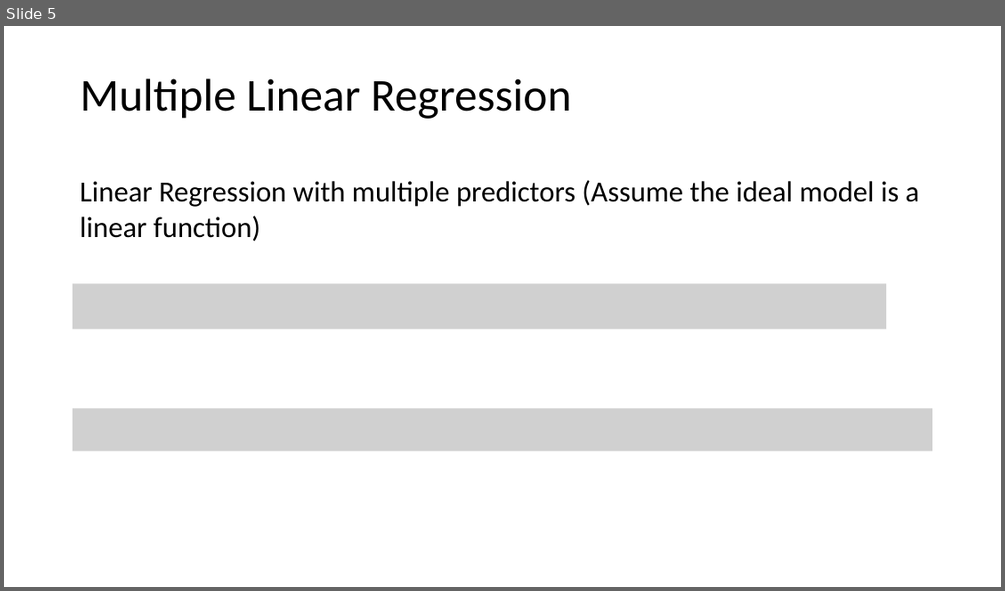
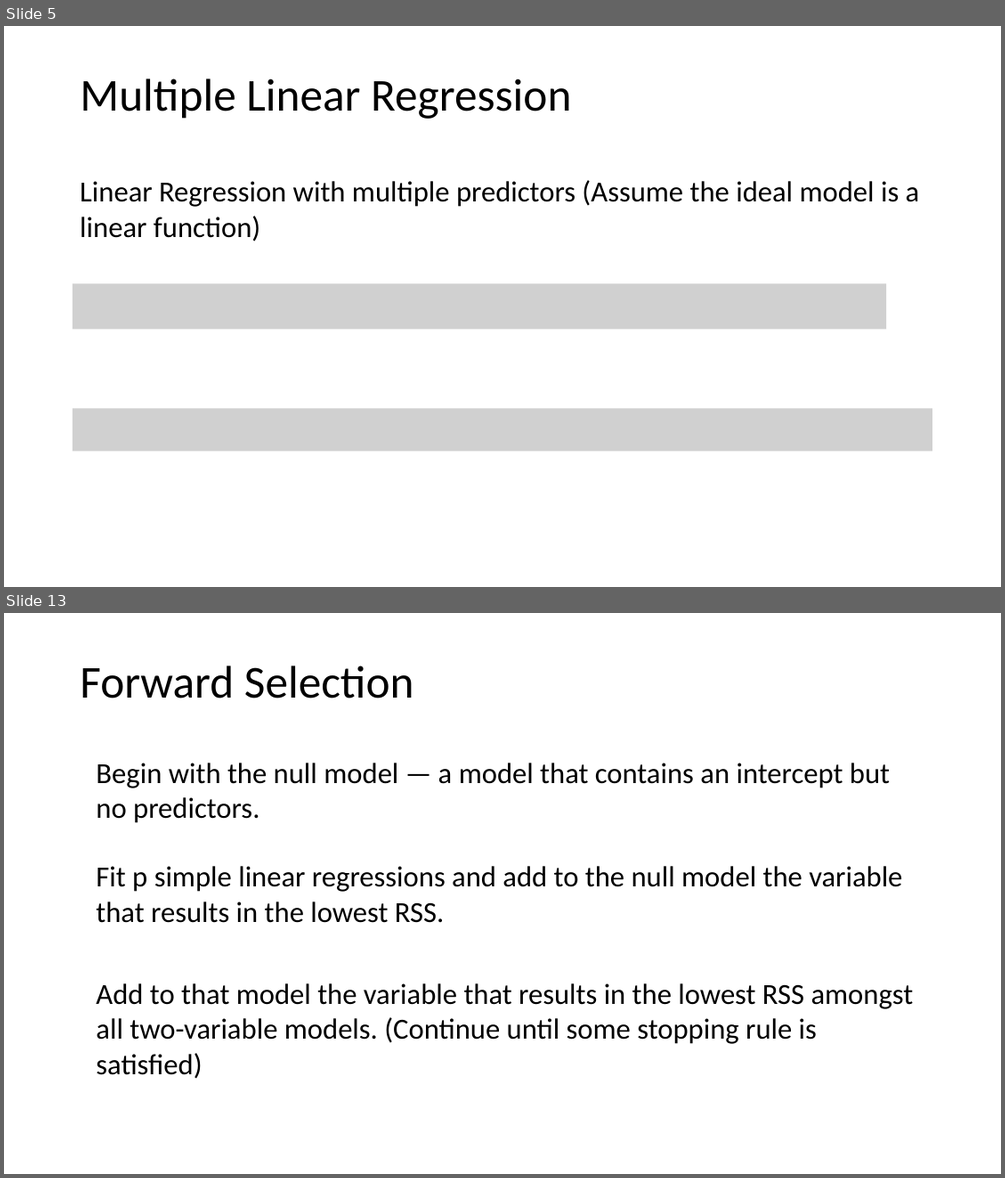
Before and after one commit to tianzheng4/tianzheng4.github.io, a slide deck: _umkc-teaching/slides/Lecture4.pptx. Shown one above the other, each under a label of ours: slide 5 before the commit, slides 5 and 13 after it; the slides between them are not shown. The pictures are 1005x591 and 1005x1178 pixels, drawn with LibreOffice and Linux fonts; fonts in the diff are those of the drawing; grey boxes stand for pictures. Boxes give left, top, right and bottom in pixels: in the first picture for what was removed or moved away, otherwise in the second. Text is boxed around its words. In the diff, an @@ line names an element or a change of style, - is before the commit and + after.

```diff
--- a/_umkc-teaching/slides/Lecture4.pptx
+++ b/_umkc-teaching/slides/Lecture4.pptx
@@ slide 13 added at (4, 613, 1001, 1174), background #FFFFFF @@
@@ title added at (80, 666, 414, 698), 44 pt, text #000000 @@
+Forward Selection
@@ text added at (96, 763, 890, 823), 28 pt, text #000000 @@
+Begin with the null model — a model that contains an intercept but no predictors.
@@ text added at (96, 866, 902, 923), 28 pt, text #000000 @@
+Fit p simple linear regressions and add to the null model the variable that results in the lowest RSS.
@@ text added at (96, 983, 914, 1078), 28 pt, text #000000 @@
+Add to that model the variable that results in the lowest RSS amongst all two-variable models. (Continue until some stopping rule is satisfied)
```
Also in this commit, not shown: 1 slide changed, 7 other slides added, 3 other files.
